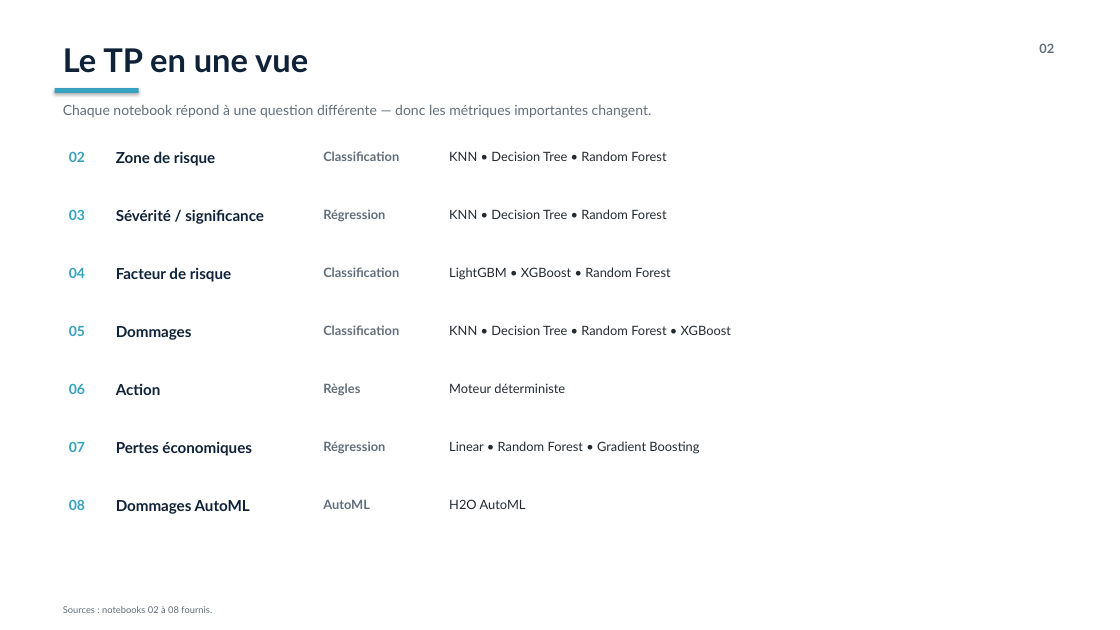
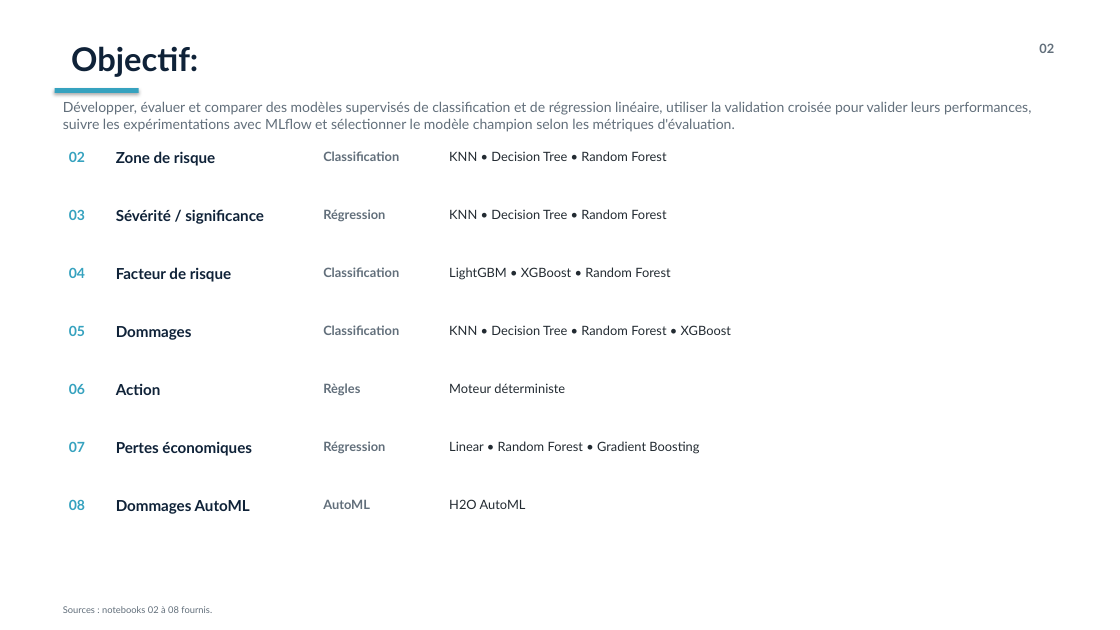
Before and after one commit to tarekalsemaan/USGS-Earthquake-AI, a slide deck: slide 2 of Presentation_TP_USGS_Earthquake_AI_FINAL.pptx. Drawn at 1120x630 pixels with LibreOffice and Linux fonts; fonts in the diff are those of the drawing. Boxes give left, top, right and bottom in pixels: in the first picture for what was removed or moved away, otherwise in the second. Text is boxed around its words. In the diff, an @@ line names an element or a change of style, - is before the commit and + after.

```diff
--- a/Presentation_TP_USGS_Earthquake_AI_FINAL.pptx
+++ b/Presentation_TP_USGS_Earthquake_AI_FINAL.pptx
@@ text at (71,46,198,77): text changed @@
-Le TP en une vue
+Objectif:
@@ text at (63,101,1031,132): text changed @@
-Chaque notebook répond à une question différente — donc les métriques importantes changent.
+Développer, évaluer et comparer des modèles supervisés de classification et de régression linéaire, utiliser la validation croisée pour valider leurs performances, suivre les expérimentations avec MLflow et sélectionner le modèle champion selon les métriques d'évaluation.
```
Also in this commit, not shown: 3 other slides changed.
